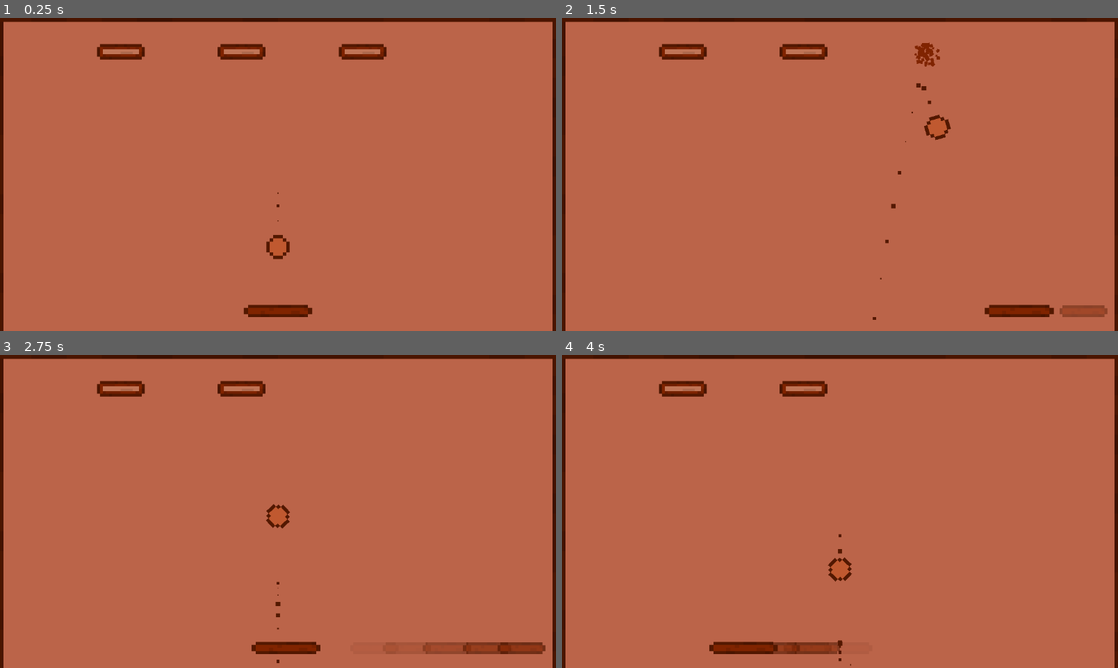
Above: before the commit, frames 1-4 (two rows, left to right).
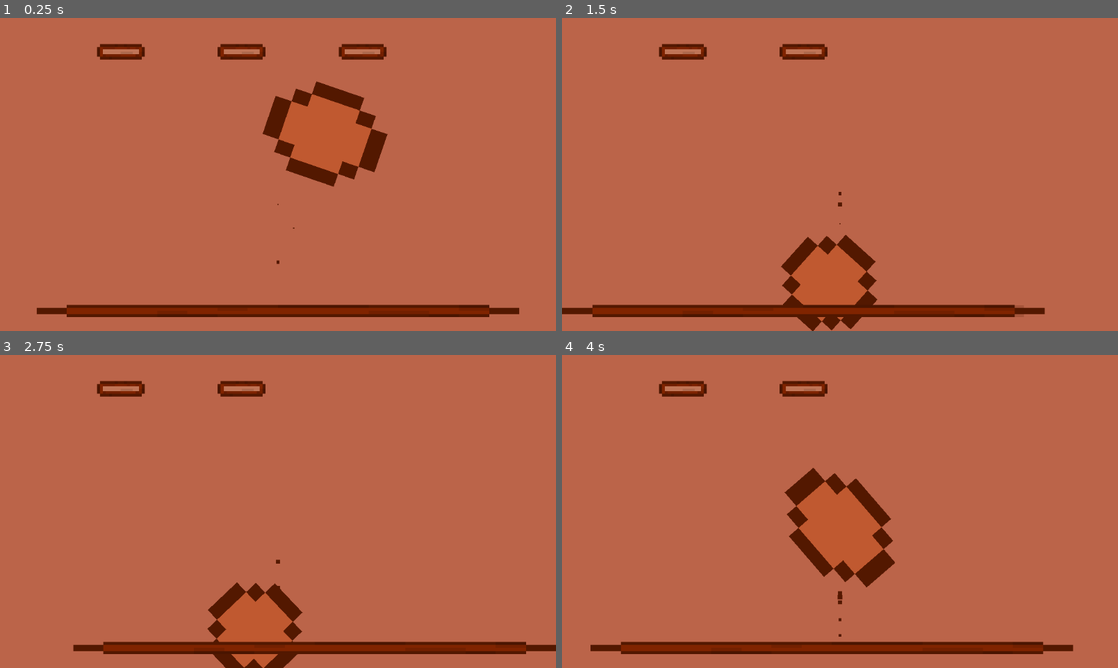
Above: after the commit, the same moments.

Repository: Let-s-Godot-Now/Breakout
Game: Godot game, scene res://tscn/main.tscn
Same seed, same stepped clock (60 frames per second), same inputs: the game is played once before the commit and once after it.
Inputs:
- Up to frame 1 (0.25 s): no input
- Up to frame 2 (1.5 s): hold Right (move_right) 0.53-1.28 s; hold Shift (faster_shift) 0.53-1.28 s; hold Left (move_left) from 1.28 s (still down); tap Shift (faster_shift) at 1.35 s
- Up to frame 3 (2.75 s): release Left (move_left) at 2.03 s; hold Right (move_right) from 2.03 s (still down); hold Shift (faster_shift) from 2.03 s (still down)
- Up to frame 4 (4 s): release Shift (faster_shift) at 2.78 s; tap Shift (faster_shift) at 2.85 s; release Right (move_right) at 3.53 s; hold Left (move_left) from 3.53 s (still down); hold Shift (faster_shift) from 3.53 s (still down)

The runs differ from the first frame. In frame 1, 11% of the frame differs, in the area x 0-100%, y 0-100%; in frame 2, 9.9%; in frame 3, 8.6%; in frame 4, 10%.

Commit message:
修改碰撞体

Diff:
--- a/tscn/ball.tscn
+++ b/tscn/ball.tscn
@@ -5,6 +5,21 @@
 
 [sub_resource type="CircleShape2D" id="CircleShape2D_20i1h"]
 radius = 0.573315
+
+[sub_resource type="Animation" id="Animation_r2qi5"]
+length = 0.001
+tracks/0/type = "value"
+tracks/0/imported = false
+tracks/0/enabled = true
+tracks/0/path = NodePath("Ball:scale")
+tracks/0/interp = 1
+tracks/0/loop_wrap = true
+tracks/0/keys = {
+"times": PackedFloat32Array(0),
+"transitions": PackedFloat32Array(1),
+"update": 0,
+"values": [Vector2(0.138844, 0.138844)]
+}
 
 [sub_resource type="Animation" id="Animation_0jepm"]
 resource_name = "new_animation"
@@ -19,21 +34,6 @@
 "transitions": PackedFloat32Array(-2, -2, -2, -2),
 "update": 0,
 "values": [Vector2(0.138844, 0.138844), Vector2(0.199, 0.129), Vector2(0.139, 0.179), Vector2(0.138844, 0.138844)]
-}
-
-[sub_resource type="Animation" id="Animation_r2qi5"]
-length = 0.001
-tracks/0/type = "value"
-tracks/0/imported = false
-tracks/0/enabled = true
-tracks/0/path = NodePath("Ball:scale")
-tracks/0/interp = 1
-tracks/0/loop_wrap = true
-tracks/0/keys = {
-"times": PackedFloat32Array(0),
-"transitions": PackedFloat32Array(1),
-"update": 0,
-"values": [Vector2(0.138844, 0.138844)]
 }
 
 [sub_resource type="AnimationLibrary" id="AnimationLibrary_63nhu"]
--- a/tscn/main.tscn
+++ b/tscn/main.tscn
@@ -20,6 +20,7 @@
 
 [node name="Debugger" type="Node" parent="GameController"]
 script = ExtResource("2_1vkrt")
+is_debug_suitale = true
 
 [node name="ColorRect" type="ColorRect" parent="."]
 offset_right = 1160.0
--- a/tscn/paddle.tscn
+++ b/tscn/paddle.tscn
@@ -25,6 +25,13 @@
 [node name="CollisionShape2D" type="CollisionShape2D" parent="PaddleNoodle"]
 shape = SubResource("RectangleShape2D_e8q0q")
 
+[node name="PaddleNoodle2" type="Area2D" parent="."]
+position = Vector2(0, 1.64286)
+scale = Vector2(0.453605, 1.85059)
+
+[node name="CollisionShape2D" type="CollisionShape2D" parent="PaddleNoodle2"]
+shape = SubResource("RectangleShape2D_e8q0q")
+
 [node name="Sprite2D" type="Sprite2D" parent="."]
 texture_filter = 1
 position = Vector2(0, 0.64286)
--- a/tscn/walls.tscn
+++ b/tscn/walls.tscn
@@ -8,8 +8,8 @@
 [node name="Walls" type="Node2D"]
 
 [node name="Wall" type="Node2D" parent="."]
-position = Vector2(0, 324)
-scale = Vector2(16, -648)
+position = Vector2(-33, 300)
+scale = Vector2(70, -728.8)
 
 [node name="Right" type="Area2D" parent="Wall"]
 
@@ -24,8 +24,8 @@
 texture = ExtResource("1_mb0mi")
 
 [node name="Wall2" type="Node2D" parent="."]
-position = Vector2(1152, 328)
-scale = Vector2(16, -648)
+position = Vector2(1185, 300)
+scale = Vector2(70, -736.183)
 
 [node name="Left" type="Area2D" parent="Wall2"]
 
@@ -40,9 +40,9 @@
 texture = ExtResource("1_mb0mi")
 
 [node name="Wall3" type="Node2D" parent="."]
-position = Vector2(576, 3.05176e-05)
+position = Vector2(576, -35)
 rotation = -1.5708
-scale = Vector2(16.6531, -1168)
+scale = Vector2(70, -1200)
 
 [node name="Down" type="Area2D" parent="Wall3"]
 
